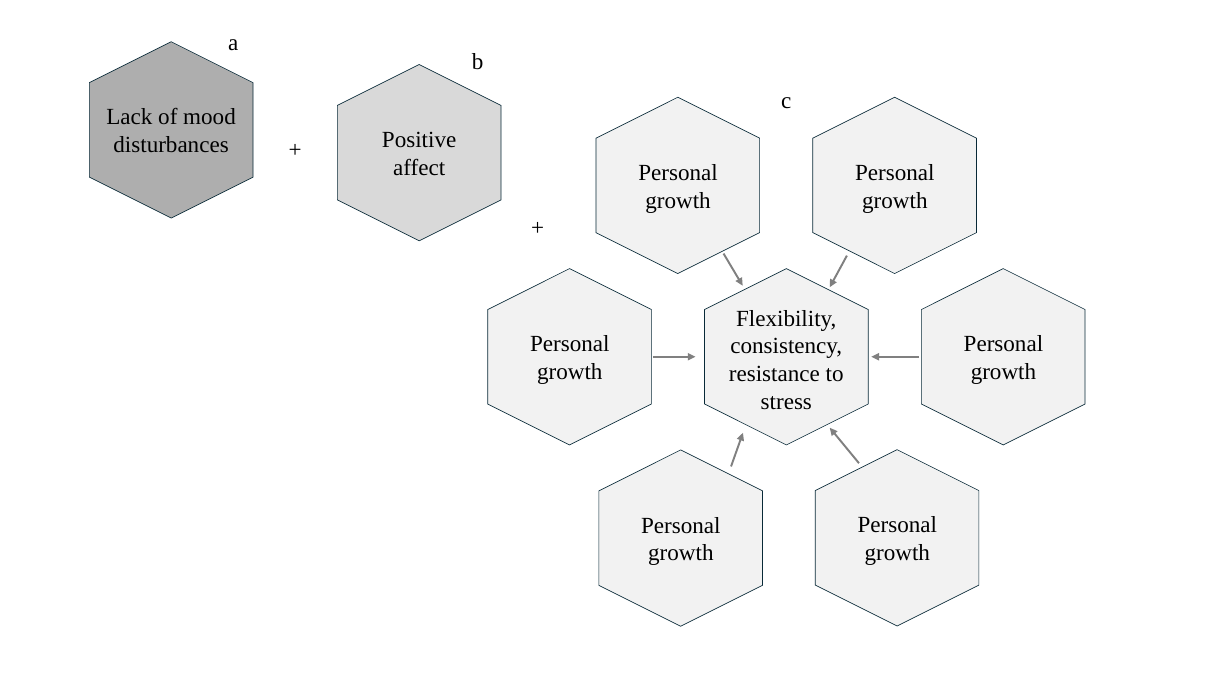
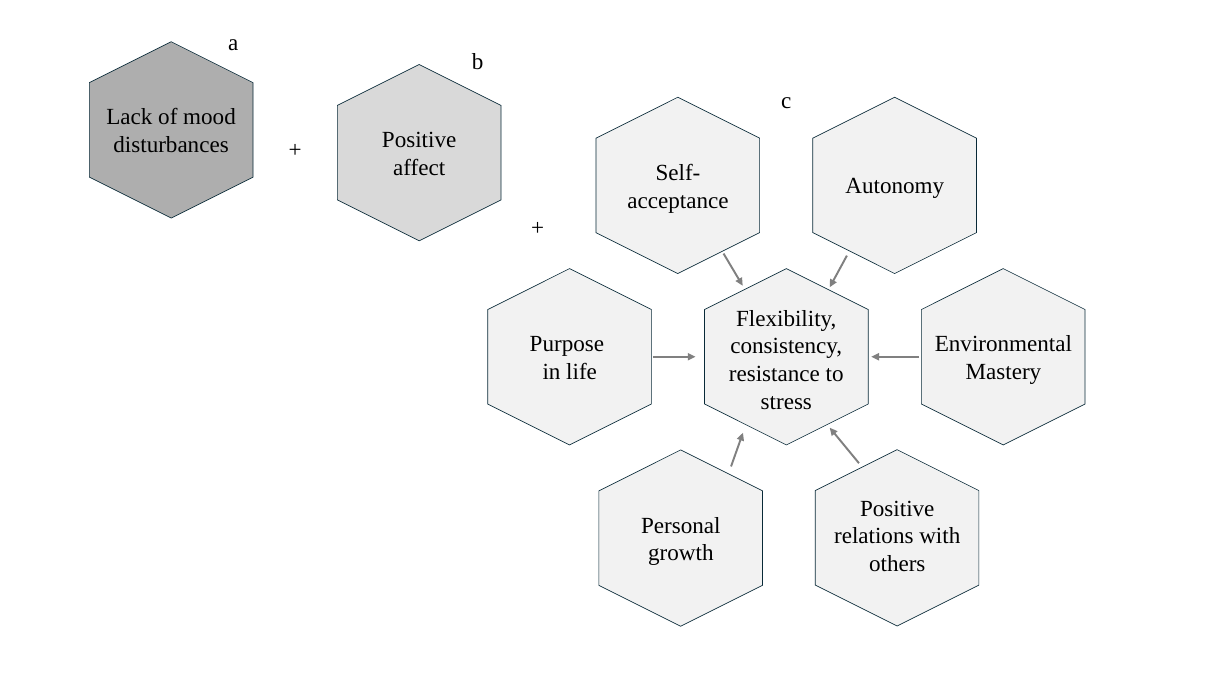
Before and after one commit to NicoSteffen/Clinimetric_Properties_ES, a slide deck: slide 1 of euthymia figure.pptx. Drawn at 1232x693 pixels with LibreOffice and Linux fonts; fonts in the diff are those of the drawing. Boxes give left, top, right and bottom in pixels: in the first picture for what was removed or moved away, otherwise in the second. Text is boxed around its words. In the diff, an @@ line names an element or a change of style, - is before the commit and + after.

```diff
--- a/euthymia figure.pptx
+++ b/euthymia figure.pptx
@@ text at bbox=[627, 163, 728, 213]: text changed @@
-Personal growth
+Self- acceptance
@@ text at bbox=[845, 177, 944, 198]: text changed @@
-Personal growth
+Autonomy
@@ text at bbox=[530, 336, 604, 380]: text changed @@
-Personal growth
+Purpose
+in life
@@ text at bbox=[935, 335, 1072, 384]: text changed @@
-Personal growth
+Environmental Mastery
@@ text at bbox=[834, 500, 960, 572]: text changed @@
-Personal growth
+Positive relations with others
```
Also in this commit, not shown: 13 other files.
